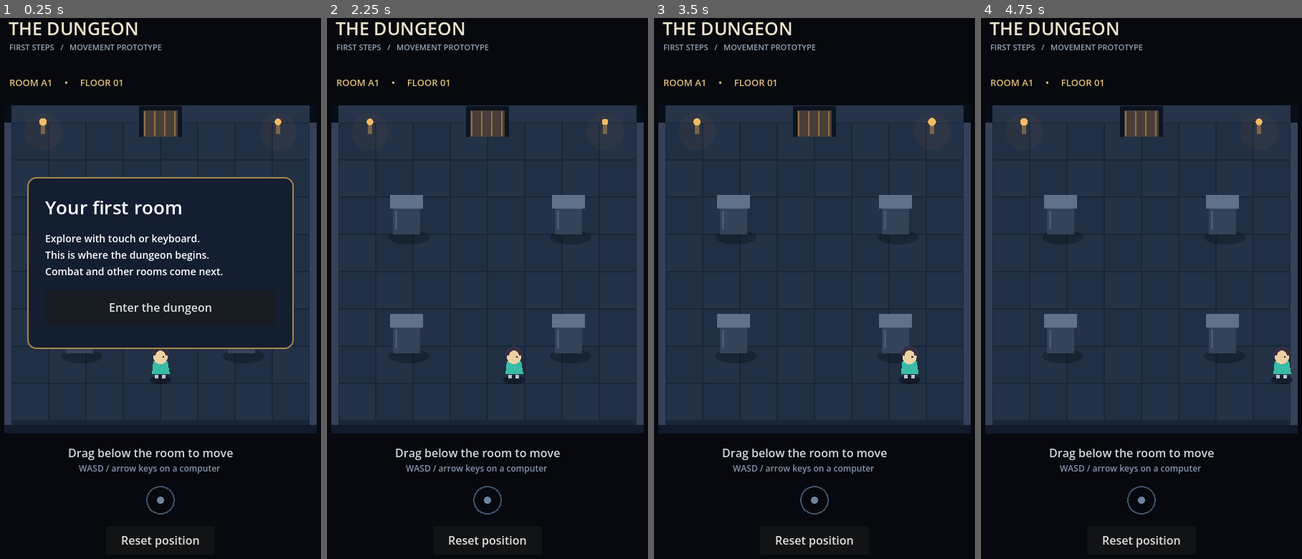
Above: before the commit, frames 1-4 (left to right).
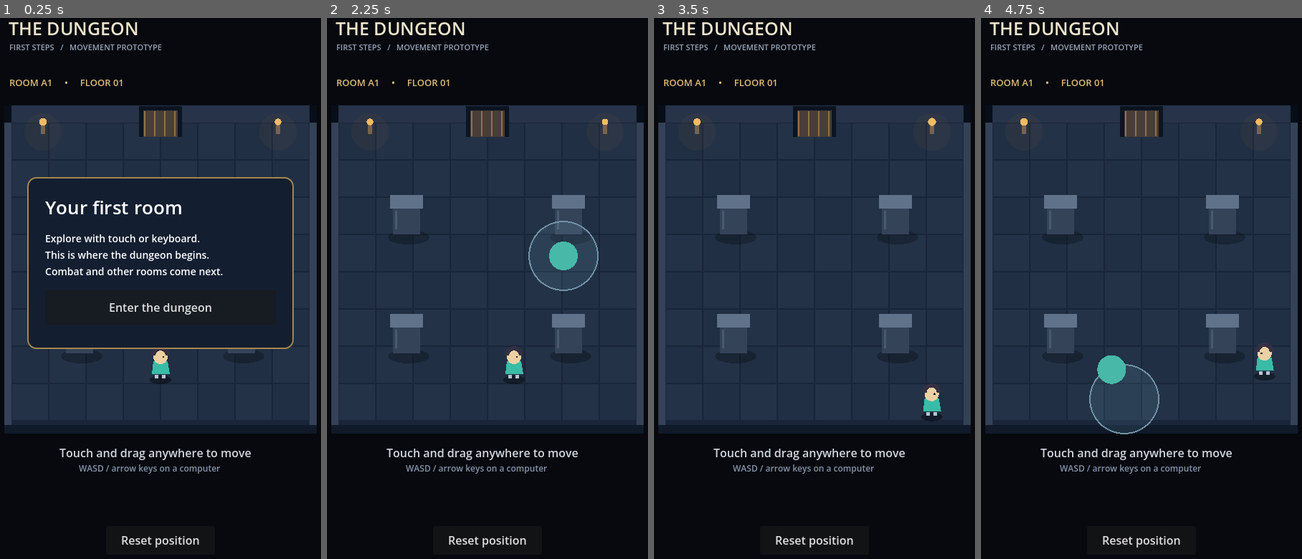
Above: after the commit, the same moments.

Repository: gabrieldragoscalin-hash/novels
Game: Godot game, scene res://scenes/room.tscn
The game is run twice, just before and just after one commit, with the same random seed, the same clock (stepped at 60 frames per second) and the same inputs.
Inputs (mouse positions are in pixels of both pictures, inside the frame that each line leads up to):
- Up to frame 1 (0.25 s): no input
- Up to frame 2 (2.25 s): click "Enter the dungeon" at 0.5 s; click "Reset position" at 1.25 s; move the mouse to (564, 256) at 2.02 s; hold D from 2.03 s (still down); click (564, 256) at 2.17 s
- Up to frame 3 (3.5 s): release D at 2.75 s; drag from (747, 315) to (798, 396) at 2.77 s
- Up to frame 4 (4.75 s): move the mouse to (1176, 158) at 3.52 s; hold D 3.53-4.25 s; click (1176, 158) at 3.67 s; drag from (1125, 396) to (1038, 196) at 4.27 s

The runs differ from the first frame. In frame 1, 0.6% of the frame differs, in the area x 18-79%, y 79-92%; in frame 2, 1.2%; in frame 3, 1.2%; in frame 4, 1.7%, in the area x 18-98%, y 60-92%.

Commit message:
Allow floating joystick movement anywhere on screen

Diff:
--- a/scripts/room.gd
+++ b/scripts/room.gd
@@ -15,6 +15,7 @@
 var distance_walked := 0.0
 var start_panel: PanelContainer
 var status_label: Label
+var movement_blockers: Array[Control] = []
 var font := ThemeDB.fallback_font
 
 func _ready() -> void:
@@ -32,7 +33,7 @@
 	_label(root, "THE DUNGEON", Vector2(28, 25), 25, Color("eee5cc"))
 	_label(root, "FIRST STEPS   /   MOVEMENT PROTOTYPE", Vector2(29, 61), 11, Color("96a3b6"))
 	status_label = _label(root, "ROOM A1     •     FLOOR 01", Vector2(29, 109), 13, Color("dfbd78"))
-	_label(root, "Drag below the room to move", Vector2(111, 623), 16, Color("d2d7df"))
+	_label(root, "Touch and drag anywhere to move", Vector2(99, 623), 16, Color("d2d7df"))
 	_label(root, "WASD / arrow keys on a computer", Vector2(126, 648), 12, Color("8594aa"))
 	var reset := Button.new()
 	reset.text = "Reset position"
@@ -40,6 +41,7 @@
 	reset.size = Vector2(152, 40)
 	reset.pressed.connect(reset_player)
 	root.add_child(reset)
+	movement_blockers.append(reset)
 	start_panel = PanelContainer.new()
 	start_panel.position = Vector2(54, 250)
 	start_panel.size = Vector2(372, 240)
@@ -74,6 +76,7 @@
 func _label(parent: Node, text: String, pos: Vector2, size: int, color: Color) -> Label:
 	var label := Label.new()
 	label.text = text
+	label.mouse_filter = Control.MOUSE_FILTER_IGNORE
 	label.position = pos
 	label.add_theme_font_size_override("font_size", size)
 	label.add_theme_color_override("font_color", color)
@@ -103,7 +106,7 @@
 	if not active:
 		return
 	if event is InputEventScreenTouch:
-		if event.pressed and pointer == -1 and _is_control_area(event.position):
+		if event.pressed and pointer == -1 and not pointer_mouse and _is_control_area(event.position):
 			pointer = event.index
 			stick_origin = event.position
 			stick_position = event.position
@@ -112,7 +115,7 @@
 	elif event is InputEventScreenDrag and event.index == pointer:
 		stick_position = event.position
 	elif event is InputEventMouseButton and event.button_index == MOUSE_BUTTON_LEFT:
-		if event.pressed and pointer == -1 and _is_control_area(event.position):
+		if event.pressed and pointer == -1 and not pointer_mouse and _is_control_area(event.position):
 			pointer_mouse = true
 			stick_origin = event.position
 			stick_position = event.position
@@ -122,7 +125,11 @@
 		stick_position = event.position
 
 func _is_control_area(pos: Vector2) -> bool:
-	return pos.y >= 605 and pos.y < 727
+	# UI buttons keep their normal behaviour, even with full-screen movement.
+	for control in movement_blockers:
+		if control.is_visible_in_tree() and control.get_global_rect().has_point(pos):
+			return false
+	return true
 
 func _physics_process(delta: float) -> void:
 	clock += delta
@@ -186,9 +193,6 @@
 		draw_circle(stick_origin, 48, Color(0.5, 0.75, 0.85, 0.12))
 		draw_arc(stick_origin, 48, 0, TAU, 48, Color("7193a6"), 2)
 		draw_circle(stick_origin + (stick_position - stick_origin).limit_length(45), 20, Color("48b9a8"))
-	else:
-		draw_arc(Vector2(240, 701), 19, 0, TAU, 32, Color("40556d"), 2)
-		draw_circle(Vector2(240, 701), 5, Color("6b849b"))
 
 func _draw_shadow(center: Vector2, radii: Vector2, color: Color) -> void:
 	var points := PackedVector2Array()
--- a/tests/smoke.gd
+++ b/tests/smoke.gd
@@ -19,7 +19,7 @@
 	assert(room.player.y <= 584, "Player must stay within room walls")
 	var touch := InputEventScreenTouch.new()
 	touch.index = 0
-	touch.position = Vector2(220, 680)
+	touch.position = Vector2(220, 380)
 	touch.pressed = true
 	room._input(touch)
 	assert(room.pointer == 0, "Touch should activate the joystick")
@@ -32,6 +32,17 @@
 	touch.pressed = false
 	room._input(touch)
 	assert(room.pointer == -1, "Releasing touch must stop the joystick")
+	for pos in [Vector2(30, 80), Vector2(220, 380), Vector2(50, 900)]:
+		touch.position = pos
+		touch.pressed = true
+		room._input(touch)
+		assert(room.pointer == 0 and room.stick_origin == pos, "Joystick must start at any non-button touch")
+		touch.pressed = false
+		room._input(touch)
+	touch.position = Vector2(200, 750)
+	touch.pressed = true
+	room._input(touch)
+	assert(room.pointer == -1, "Buttons must not activate movement")
 	room.pointer = 0
 	room._notification(Node.NOTIFICATION_APPLICATION_FOCUS_OUT)
 	assert(room.pointer == -1, "Losing focus must release movement")
